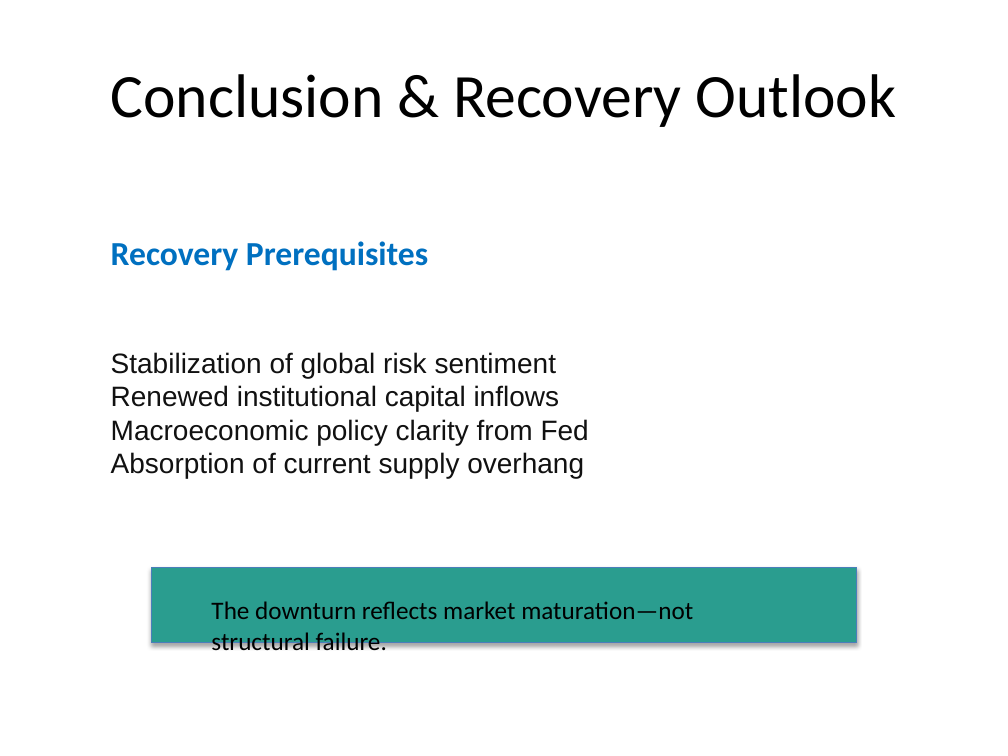
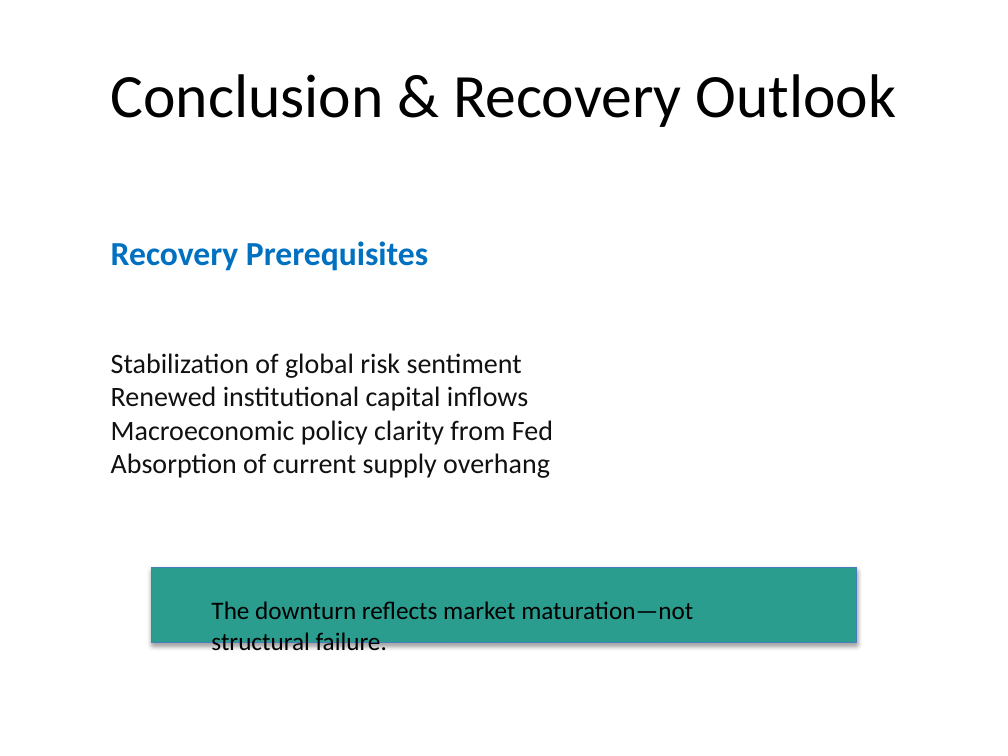
Before and after one commit to nordeim/powerpoint-agent-tools, a slide deck: slide 11 of bitcoin_market_report_q4_2025.pptx. Drawn at 1008x756 pixels with LibreOffice and Linux fonts; fonts in the diff are those of the drawing. Boxes give left, top, right and bottom in pixels: in the first picture for what was removed or moved away, otherwise in the second. Text is boxed around its words. In the diff, an @@ line names an element or a change of style, - is before the commit and + after.

```diff
--- a/bitcoin_market_report_q4_2025.pptx
+++ b/bitcoin_market_report_q4_2025.pptx
@@ text "Stabilization of global risk sentiment" at [111, 353, 553, 478]: font Arial to Calibri @@
```
Also in this commit, not shown: 6 other slides changed, 2 other files.
